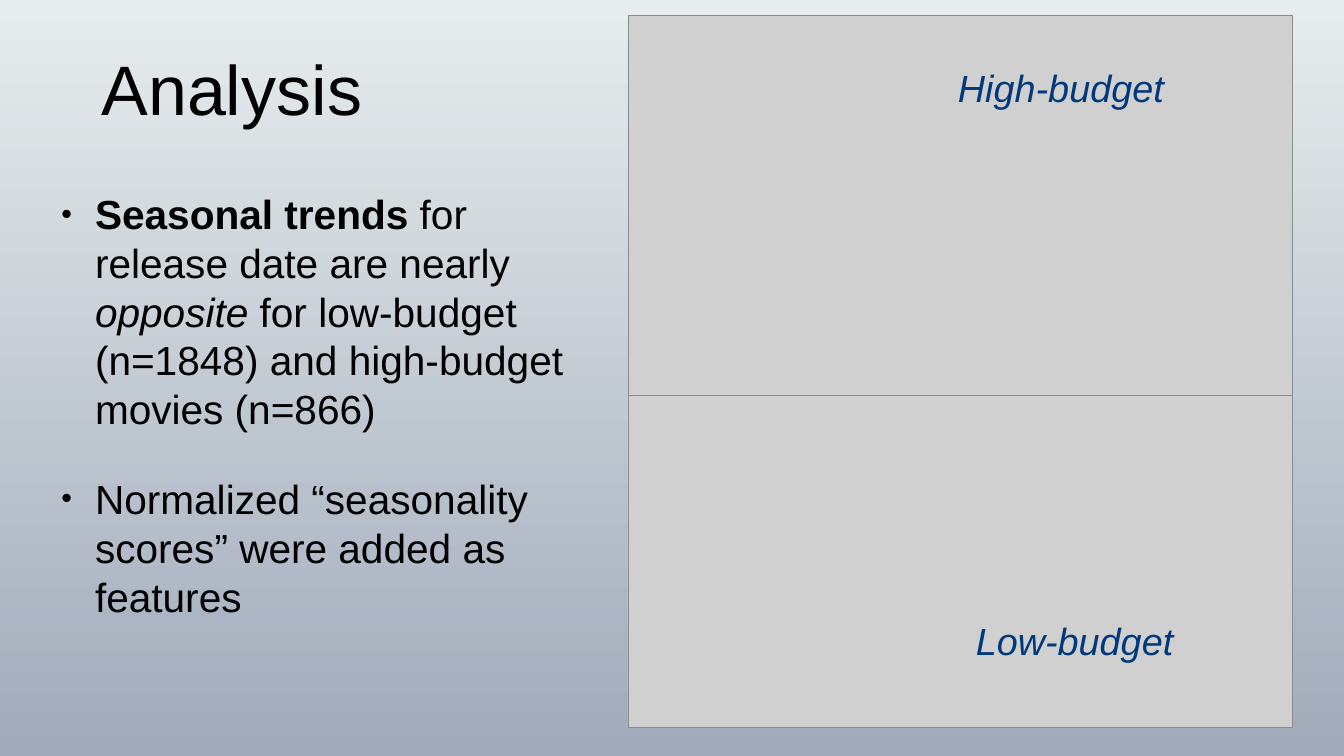
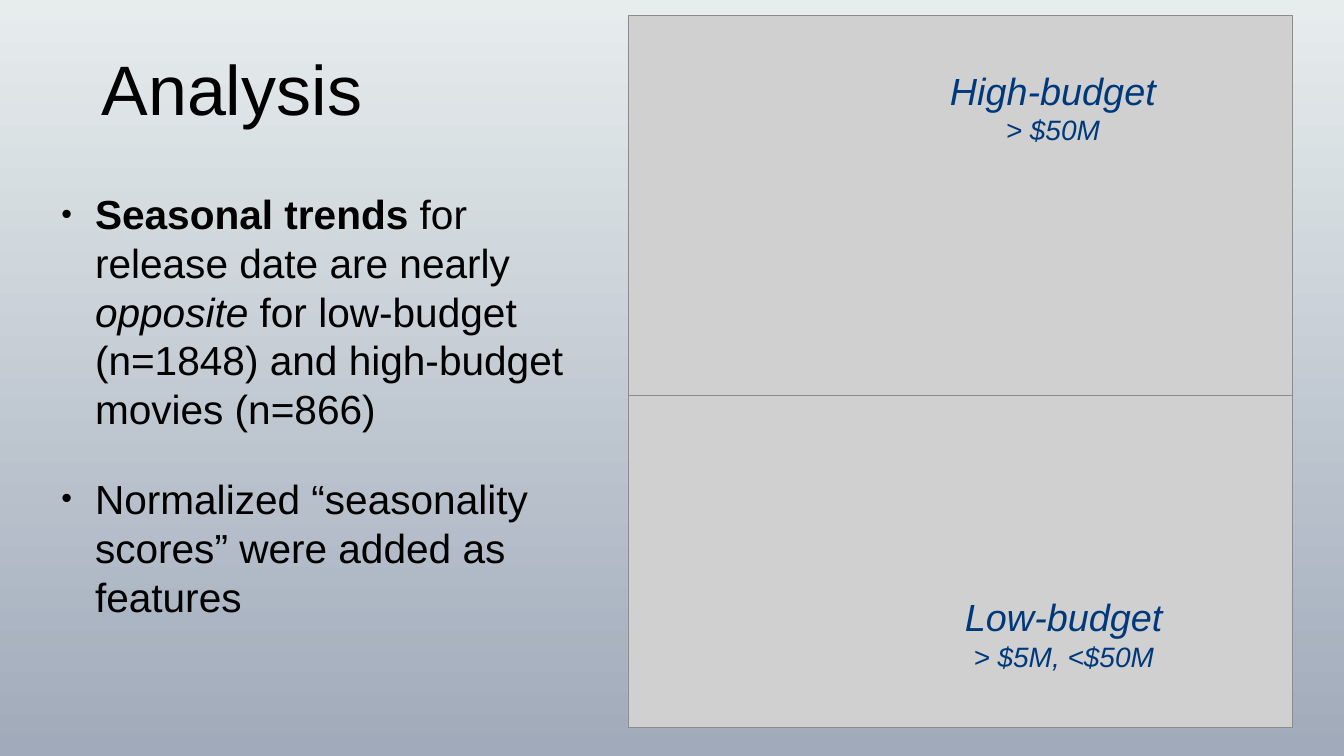
Before and after one commit to NeuroLaunch/Metis-Submissions, a slide deck: slide 6 of Project2_Week02_Luther/LowBudget_Presentation.pptx. Drawn at 1344x756 pixels with LibreOffice and Linux fonts; fonts in the diff are those of the drawing; grey boxes stand for pictures. Boxes give left, top, right and bottom in pixels: in the first picture for what was removed or moved away, otherwise in the second. Text is boxed around its words. In the diff, an @@ line names an element or a change of style, - is before the commit and + after.

```diff
--- a/Project2_Week02_Luther/LowBudget_Presentation.pptx
+++ b/Project2_Week02_Luther/LowBudget_Presentation.pptx
@@ text "High-budget": place and size @@
-text "High-budget" at <box>958,74,1164,109</box>
+text "High-budget" at <box>950,77,1156,142</box>
@@ text at <box>1030,119,1100,142</box>: paragraph added @@
+> $50M
@@ text "Low-budget": place and size @@
-text "Low-budget" at <box>976,627,1173,662</box>
+text "Low-budget" at <box>965,603,1162,671</box>
@@ text at <box>998,646,1154,671</box>: paragraph added @@
+> $5M, <$50M
```
Also in this commit, not shown: 3 other slides changed, 1 slide added.
